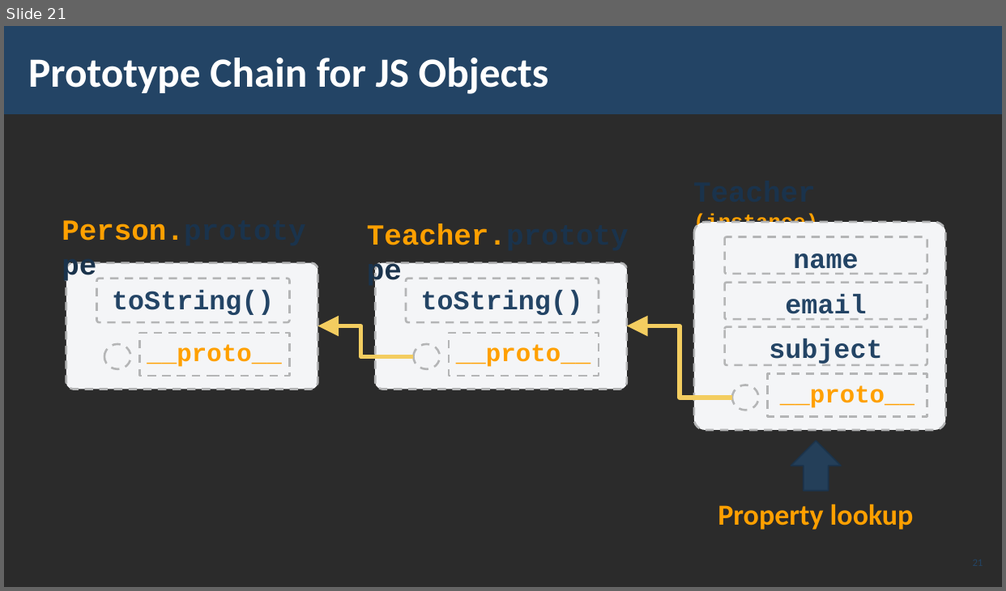
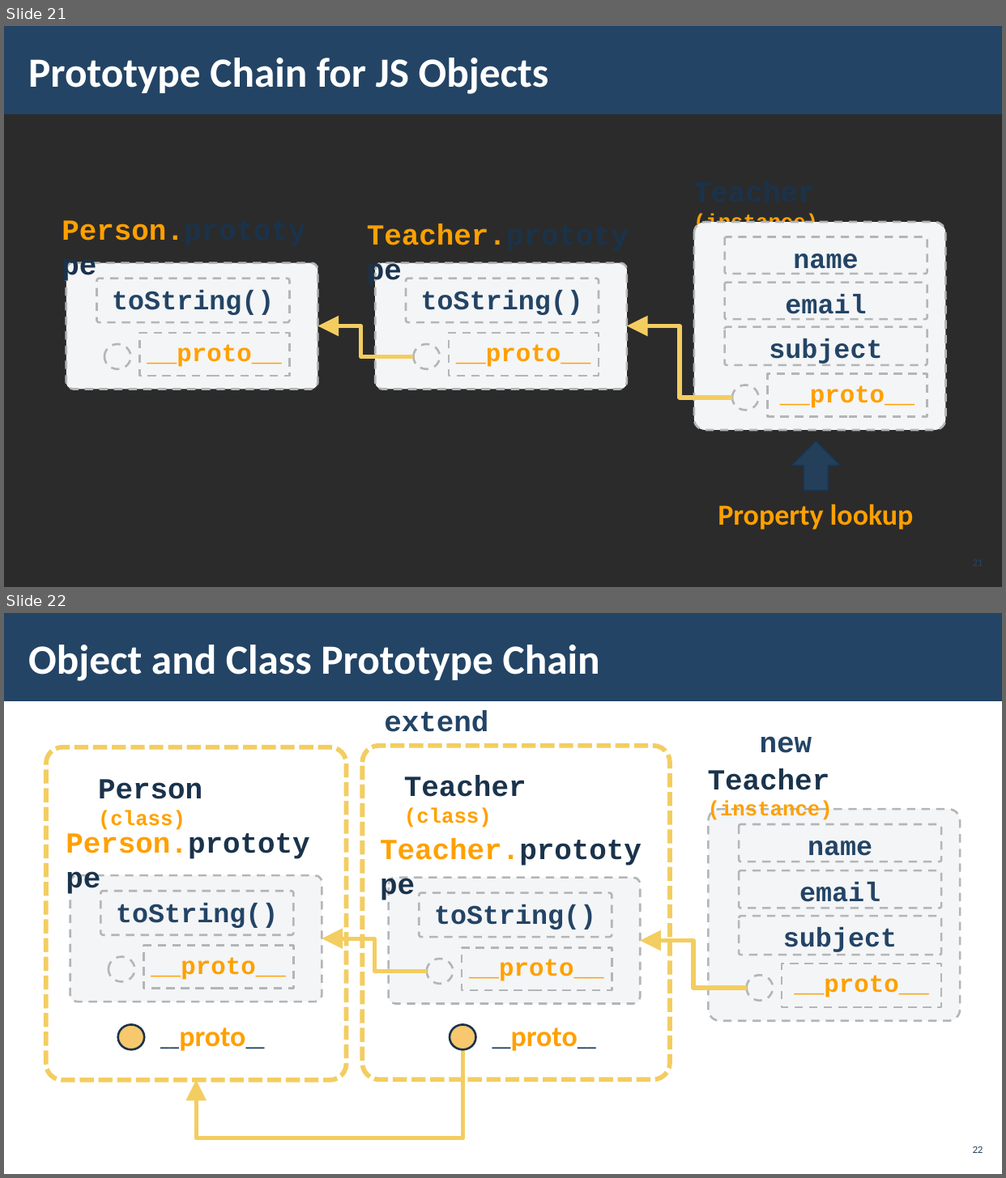
Before and after one commit to pirocorp/JS-Advanced, a slide deck: 06. PROTOTYPES AND INHERITANCE/06. JS-Advanced-Prototypes-and-Inheritance.pptx. Shown one above the other, each under a label of ours: slide 21 before the commit, slides 21 and 22 after it. The pictures are 1006x591 and 1006x1178 pixels, drawn with LibreOffice and Linux fonts; fonts in the diff are those of the drawing; background and template pictures are left out; a plain dark background stands for a picture behind light text. Boxes give left, top, right and bottom in pixels: in the first picture for what was removed or moved away, otherwise in the second. Text is boxed around its words. In the diff, an @@ line names an element or a change of style, - is before the commit and + after.

Commit message:
New slides Object Object and Class Prototype Chain and Constructor Prototype Chain

```diff
--- a/06. PROTOTYPES AND INHERITANCE/06. JS-Advanced-Prototypes-and-Inheritance.pptx
+++ b/06. PROTOTYPES AND INHERITANCE/06. JS-Advanced-Prototypes-and-Inheritance.pptx
@@ slide 22 added at [4,613,1002,1174], background picture (left out); not listed: 1 template element that a slide beside it also shows @@
@@ title added at [28,645,600,681], 40 pt, text #FFFFFF, bold @@
+Object and Class Prototype Chain
@@ text added at [384,711,488,732], 28 pt, text #234465, bold @@
+extend
@@ group added at [46,736,960,1139]: 10 rounded rectangles, 8 texts, 5 ellipses, 3 rectangles, 3 elbow arrows @@
+__proto__
+toString()
+__proto__
+subject
+name
+email
+__proto__
+toString()
+Teacher.prototype
+Person.prototype
+Teacher (class)
+Teacher (instance)
+new
+Person (class)
+__proto__
+__proto__
@@ page number added at [973,1146,983,1153], 10 pt, text #234465 @@
+22
```
Also in this commit, not shown: 1 other slide added.
